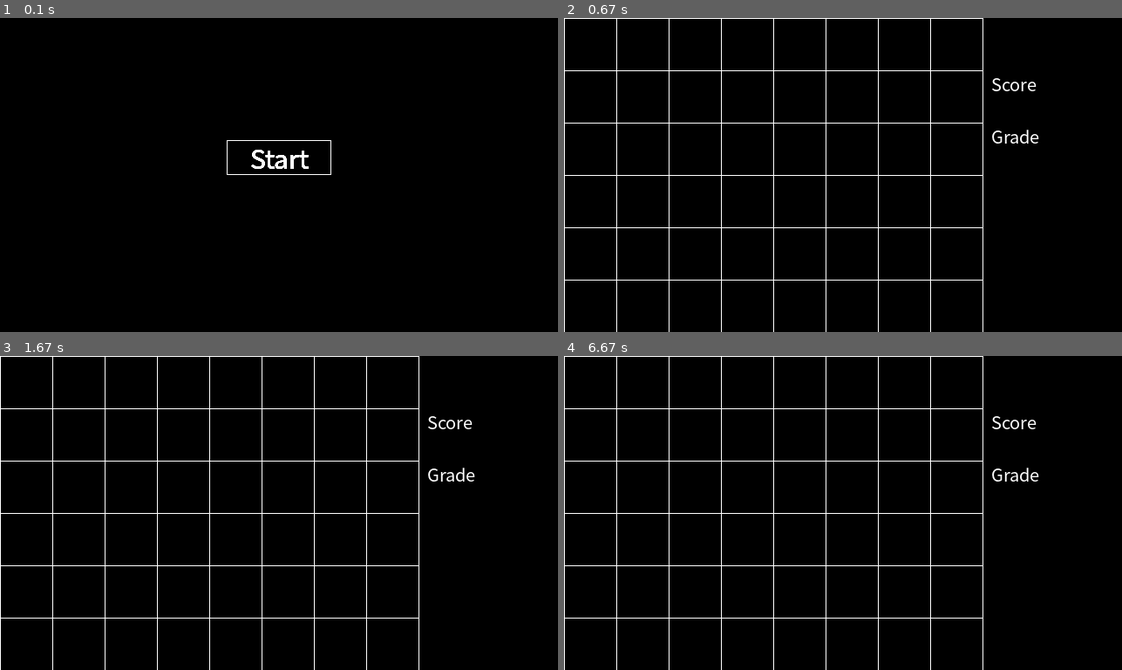
Above: before the commit, frames 1-4 (two rows, left to right).
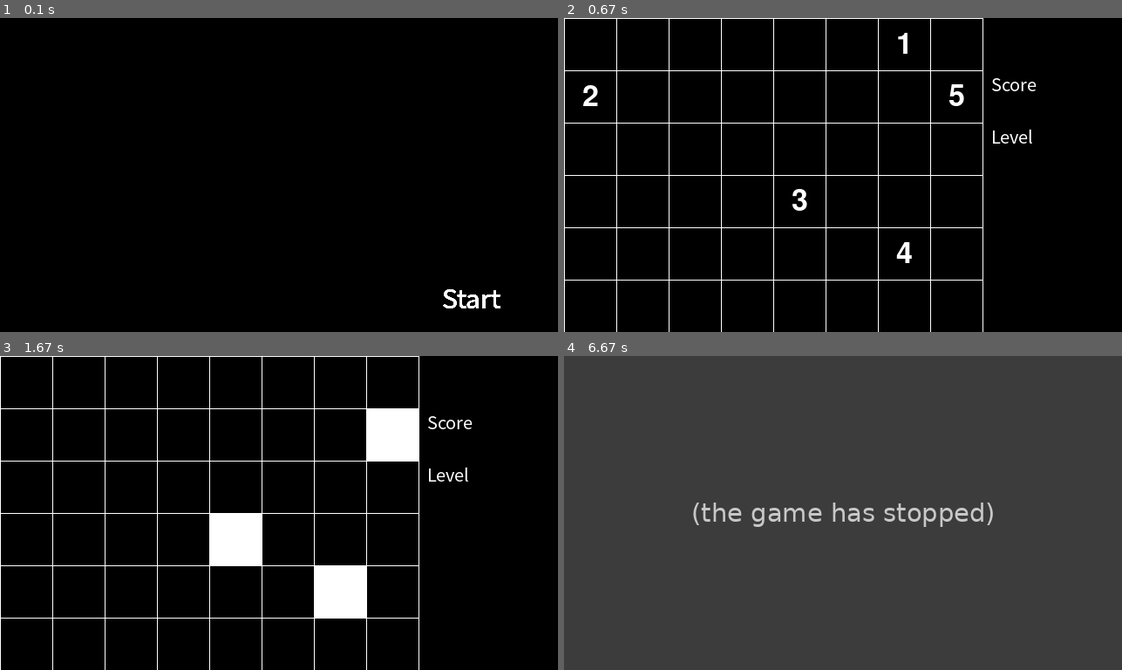
Above: after the commit, the same moments.

Repository: mingginew88/study-python
Game: pygame game, started from game/memoryTest/main.py
Same seed, same stepped clock (60 frames per second), same inputs: the game is played once before the commit and once after it.
Inputs (mouse positions are in pixels of both pictures, inside the frame that each line leads up to):
- Up to frame 1 (0.1 s): no input
- Up to frame 2 (0.67 s): click "Start" at 0.38 s
- Up to frame 3 (1.67 s): click (362, 403) at 0.72 s; click (27, 434) at 1.05 s; click (340, 591) at 1.38 s
- Up to frame 4 (6.67 s): no input

The runs differ from the first frame. In frame 1, 0.7% of the frame differs, in the area x 40-90%, y 38-93%; in frame 2, 0.7%; in frame 3, 4.7%; in frame 4, 100%, in the area x 0-100%, y 0-100%.
After the commit the program exited at 6.45 s; later frames show no game.

Commit message:
기억력테스트

Diff:
--- a/game/memoryTest/main.py
+++ b/game/memoryTest/main.py
@@ -1,7 +1,17 @@
+from random import randrange
+
 import pygame
 
 # 초기화 (필수)
 pygame.init()
+
+# 화면 타이틀 설정
+pygame.display.set_caption('기억력 테스트')
+
+running = True  # 이벤트 루프 여부
+start = False   # 게임시작 여부
+hidden = False  # 숨김 여부
+next = False    # 다음게임
 
 # 화면 크기
 screen_width = 640
@@ -11,8 +21,9 @@
 # 폰트 정의
 start_font = pygame.font.Font('./font/NanumGothic.ttf', 30)
 text_font = pygame.font.Font('./font/NanumGothic.ttf', 20)
+number_font = pygame.font.Font(None, 50)
 
-# 색상 표
+# 색상표
 BLACK = (0, 0, 0)
 WHITE = (255, 255, 255)
 RED = (255, 0, 0)
@@ -21,24 +32,39 @@
 YELLOW = (255, 255, 0)
 PURPLE = (255, 0, 255)
 
-start_button = pygame.Rect(screen_width / 2 - 60, screen_height / 2 - 40, 120, 40)
+# 버튼 위치 리스트
+number_buttons = []
 
-# 화면 타이틀 설정
-pygame.display.set_caption('기억력 테스트')
+interval = 60  # 간격
+division_line = 480  # 구분선(점수 및 단계)
+
+# start_button = pygame.Rect(screen_width / 2 - 60, screen_height / 2 - 40, 120, 40)
+start_button = pygame.Rect(division_line, 300, 120, 40)
+
+start_ticks = None  # 시간 계산 (현재 시간 정보를 저장)
+display_time = None # 숫자를 보여주는 시간
+
+score = 0    # 점수
+level = 1    # 단계
 
 def display_main_screen():
     # 시작 버튼 그리기
-    pygame.draw.rect(screen, WHITE, start_button, 1)
+    pygame.draw.rect(screen, BLACK, start_button, 1)
     msg = start_font.render('Start', True, WHITE)
     msg_rect = msg.get_rect(center=start_button.center)
     screen.blit(msg, msg_rect)
 
+
 def display_game_screen():
-    interval = 60           # 간격
-    division_line = 480     # 구분선(점수 및 단계)
+    global hidden, level
 
     # 배경색 지정
     screen.fill(BLACK)
+
+    if not hidden:
+        elapsed_time = (pygame.time.get_ticks() - start_ticks) / 1000
+        if elapsed_time > display_time:
+            hidden = True
 
     # 화면 구분선 그리기 (세로줄)
     for i in range(0, screen_width, interval):
@@ -49,17 +75,97 @@
     for i in range(0, screen_height, interval):
         pygame.draw.line(screen, WHITE, [0, i], [division_line, i], 1)
 
-    screen.blit(text_font.render('Grade', True, WHITE), (division_line + 10, 120))     # 단계
+    for idx, rect in enumerate(number_buttons, start=1):
+        if hidden:
+            # 흰 사각형 틀 그리기
+            pygame.draw.rect(screen, WHITE, rect)
+        else:
+            # 숫자 그리기
+            cell_text = number_font.render(str(idx), True, WHITE)
+            text_rect = cell_text.get_rect(center=rect.center)
+            screen.blit(cell_text, text_rect)
+
+    screen.blit(text_font.render('Level', True, WHITE), (division_line + 10, 120))     # 단계
     screen.blit(text_font.render('Score', True, WHITE), (division_line + 10, 60))      # 점수
 
 
 def click_start_button(click_position):
-    global start
-    if start_button.collidepoint(click_position):
+    global start, start_ticks
+
+    if start:
+        check_number_buttons(click_position)
+    elif start_button.collidepoint(click_position):
         start = True
+        # 타이머 시작 (현재 시간을 저장)
+        start_ticks = pygame.time.get_ticks()
 
-running = True  # 이벤트 루프 여부
-start = False   # 게임시작 여부
+def check_number_buttons(click_position):
+    global start, hidden, level
+
+    for button in number_buttons:
+        if button.collidepoint(click_position):
+            if button == number_buttons[0]:
+                del number_buttons[0]
+                if not hidden:
+                    hidden = True
+            else:
+                game_over()
+            break
+
+    if len(number_buttons) == 0:
+        start = False
+        hidden = False
+        level += 1
+        set_game(level)
+
+
+def set_game(level):
+    global display_time
+    display_time = 3     # 1초 미만이면 1초로 처리
+
+    number_count = (level // 3) + 5
+    number_count = min(number_count, 48)
+
+    shuffle_number(number_count)
+
+
+def shuffle_number(number_count):
+    rows = 8
+    columns = 6
+    number = 1
+
+    grid = [[0 for col in range(columns)] for row in range(rows)]
+
+    while number <= number_count:
+        row_idx = randrange(0, rows)
+        column_idx = randrange(0, columns)
+
+        if grid[row_idx][column_idx] == 0:
+            grid[row_idx][column_idx] = number
+            number += 1
+
+            center_x = (row_idx * interval) + (interval / 2)
+            center_y = (column_idx * interval) + (interval / 2)
+
+            button = pygame.Rect(0, 0, interval, interval)
+            button.center = (center_x, center_y)
+
+            number_buttons.append(button)
+
+
+# 게임 종료
+def game_over():
+    global running
+    running = False
+
+    msg = text_font.render(f"Your level is {level}", True, WHITE)
+    msg_rect = msg.get_rect(center=(screen_width / 2, screen_height / 2))
+
+    screen.fill(BLACK)
+    screen.blit(msg, msg_rect)
+
+
+set_game(1)
 
 # 이벤트 루프 (루프가 없다면 창이 유지되지 않음)
 while running:
@@ -87,5 +193,7 @@
     pygame.display.update()
 
 
+pygame.time.delay(5000)
+
 # 게임 종료
 pygame.quit()
